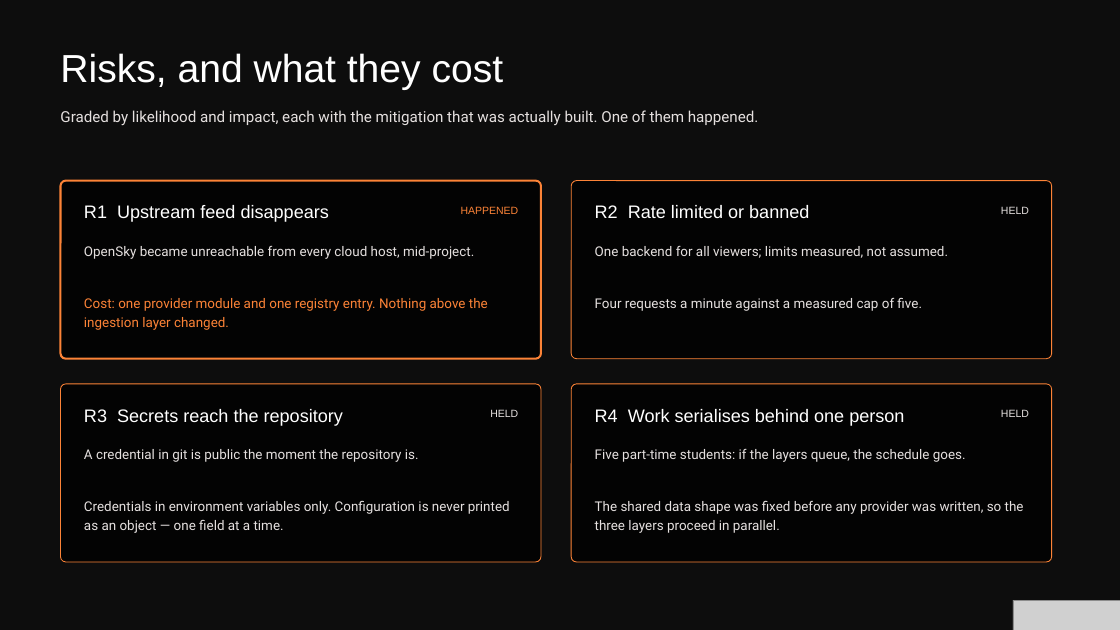
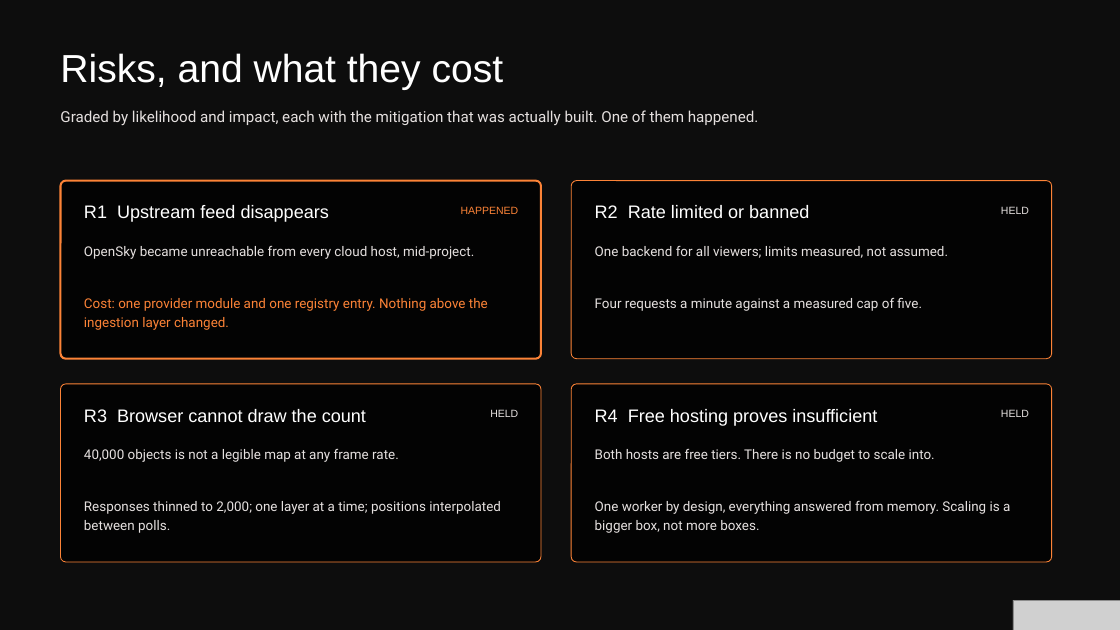
Before and after one commit to phonesett10401/Orbital, a slide deck: slide 8 of docs/report/documents/Orbital-Presentation.pptx. Drawn at 1120x630 pixels with LibreOffice and Linux fonts; fonts in the diff are those of the drawing; grey boxes stand for pictures; background and template pictures are left out; a plain dark background stands for a picture behind light text. Boxes give left, top, right and bottom in pixels: in the first picture for what was removed or moved away, otherwise in the second. Text is boxed around its words. In the diff, an @@ line names an element or a change of style, - is before the commit and + after.

```diff
--- a/docs/report/documents/Orbital-Presentation.pptx
+++ b/docs/report/documents/Orbital-Presentation.pptx
@@ text at [84, 409, 366, 422]: text changed @@
-R3 Secrets reach the repository
+R3 Browser cannot draw the count
@@ text at [595, 409, 877, 426]: text changed @@
-R4 Work serialises behind one person
+R4 Free hosting proves insufficient
@@ text at [84, 449, 399, 462]: text changed @@
-A credential in git is public the moment the repository is.
+40,000 objects is not a legible map at any frame rate.
@@ text at [595, 449, 935, 462]: text changed @@
-Five part-time students: if the layers queue, the schedule goes.
+Both hosts are free tiers. There is no budget to scale into.
@@ text at [84, 501, 501, 533]: text changed @@
-Credentials in environment variables only. Configuration is never printed as an object — one field at a time.
+Responses thinned to 2,000; one layer at a time; positions interpolated between polls.
@@ text at [595, 501, 1010, 533]: text changed @@
-The shared data shape was fixed before any provider was written, so the three layers proceed in parallel.
+One worker by design, everything answered from memory. Scaling is a bigger box, not more boxes.
```
Also in this commit, not shown: 6 other files.
